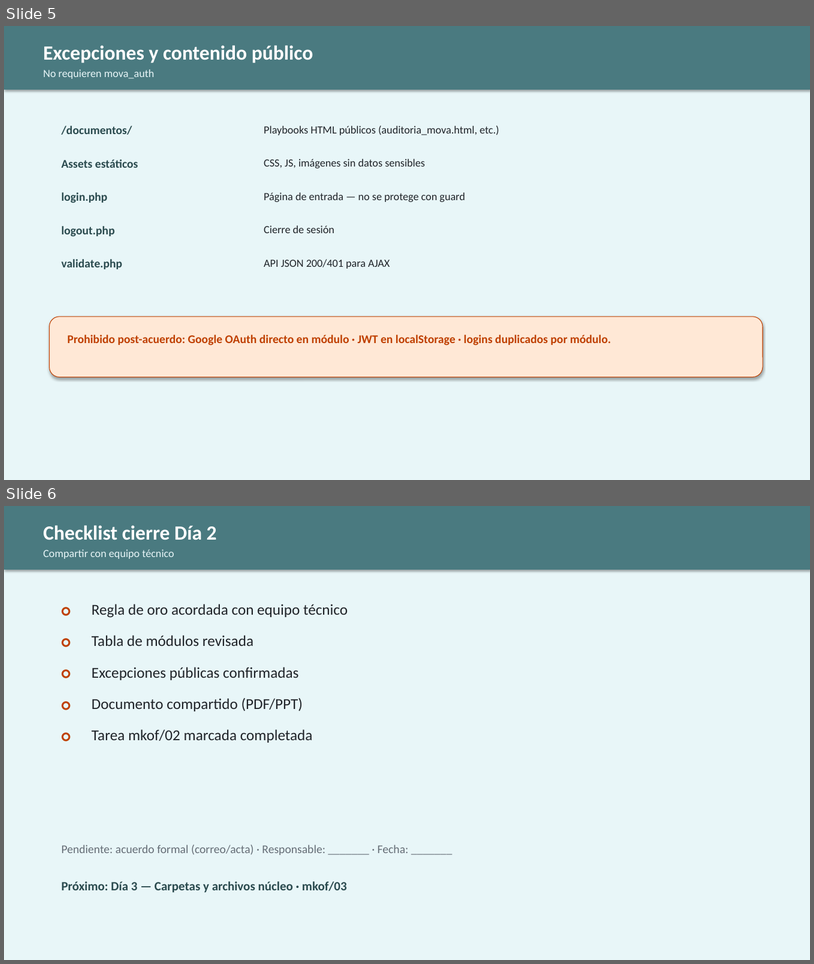
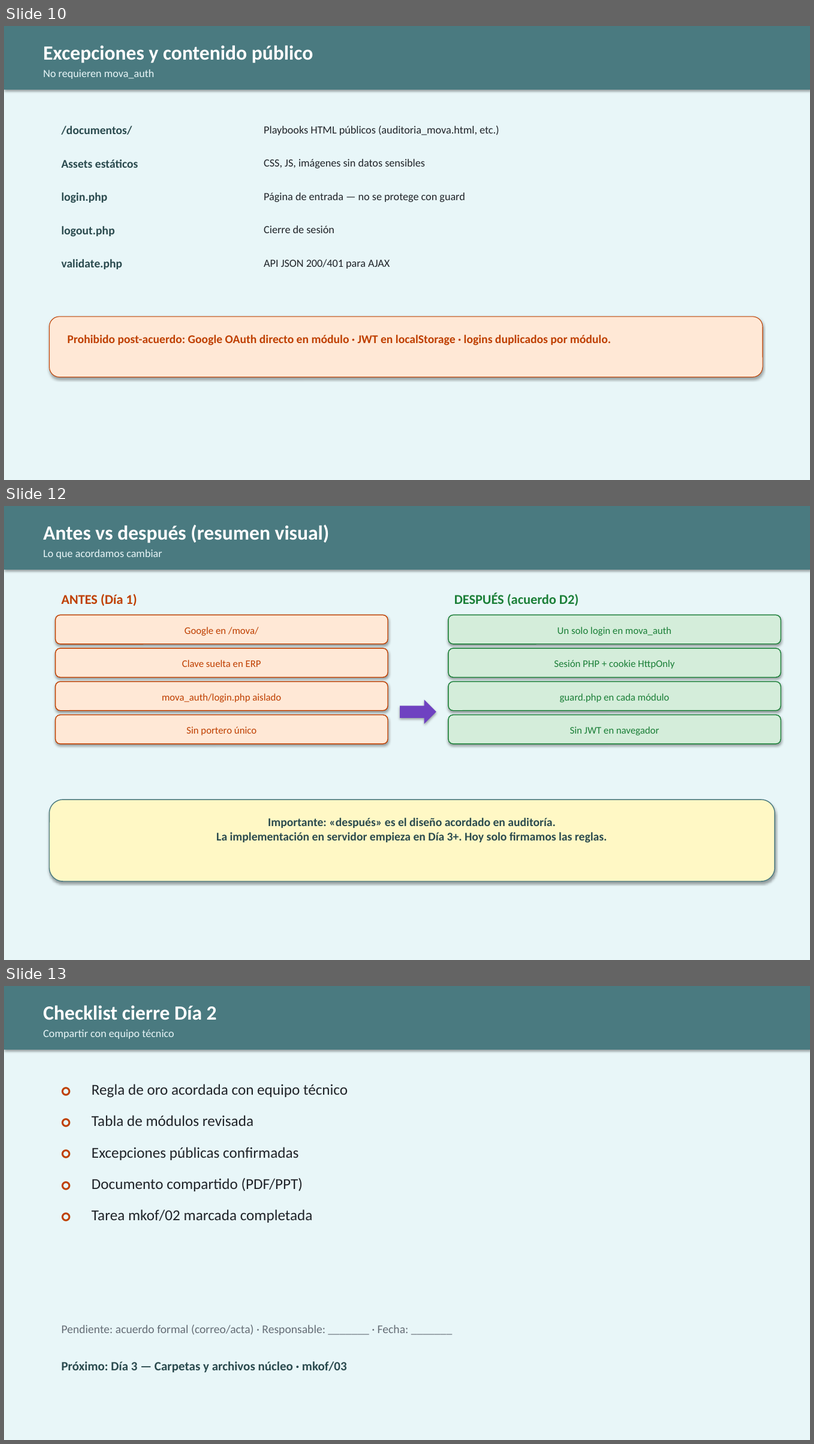
Before and after one commit to JosefaOgalde/organizacion, a slide deck: index/clientes/mkof/MOVA-D2-Reglas-mova_auth.pptx. Shown one above the other, each under a label of ours: slides 5 and 6 before the commit, slides 10, 12 and 13 after it; the slides between them are not shown. The pictures are 814x964 and 814x1444 pixels, drawn with LibreOffice and Linux fonts; fonts in the diff are those of the drawing. Boxes give left, top, right and bottom in pixels: in the first picture for what was removed or moved away, otherwise in the second. Text is boxed around its words. In the diff, an @@ line names an element or a change of style, - is before the commit and + after.

```diff
--- a/index/clientes/mkof/MOVA-D2-Reglas-mova_auth.pptx
+++ b/index/clientes/mkof/MOVA-D2-Reglas-mova_auth.pptx
@@ slide 12 added at box(4, 506, 810, 960), background #E8F6F8 @@
@@ rectangle added at box(4, 506, 810, 570), fill #4A7A80 @@
@@ text added at box(43, 525, 330, 543), 24 pt, text #FFFFFF, bold @@
+Antes vs después (resumen visual)
@@ text added at box(43, 549, 162, 559), 13 pt, text #E8F6F8 @@
+Lo que acordamos cambiar
@@ text added at box(62, 594, 137, 606), 16 pt, text #BF3F00, bold @@
+ANTES (Día 1)
@@ text added at box(455, 592, 579, 606), 16 pt, text #1A7F37, bold @@
+DESPUÉS (acuerdo D2)
@@ rounded rectangle added at box(56, 615, 388, 644), fill #FFE8D6, outline #BF3F00 1 pt @@
@@ text added at box(185, 627, 258, 636), 12 pt, text #BF3F00 @@
+Google en /mova/
@@ rounded rectangle added at box(449, 615, 782, 644), fill #D4EDDA, outline #1A7F37 1 pt @@
@@ text added at box(558, 627, 672, 636), 12 pt, text #1A7F37 @@
+Un solo login en mova_auth
@@ rounded rectangle added at box(56, 648, 388, 677), fill #FFE8D6, outline #BF3F00 1 pt @@
@@ rounded rectangle added at box(449, 648, 782, 677), fill #D4EDDA, outline #1A7F37 1 pt @@
@@ text added at box(182, 660, 261, 667), 12 pt, text #BF3F00 @@
+Clave suelta en ERP
@@ text added at box(554, 660, 675, 669), 12 pt, text #1A7F37 @@
+Sesión PHP + cookie HttpOnly
@@ rounded rectangle added at box(56, 681, 388, 711), fill #FFE8D6, outline #BF3F00 1 pt @@
@@ rounded rectangle added at box(449, 681, 782, 711), fill #D4EDDA, outline #1A7F37 1 pt @@
@@ text added at box(162, 693, 281, 702), 12 pt, text #BF3F00 @@
+mova_auth/login.php aislado
@@ right arrow added at box(400, 700, 437, 724), fill #6F42C1 @@
@@ text added at box(560, 693, 670, 702), 12 pt, text #1A7F37 @@
+guard.php en cada módulo
@@ rounded rectangle added at box(56, 715, 388, 744), fill #FFE8D6, outline #BF3F00 1 pt @@
@@ rounded rectangle added at box(449, 715, 782, 744), fill #D4EDDA, outline #1A7F37 1 pt @@
@@ text added at box(186, 726, 257, 735), 12 pt, text #BF3F00 @@
+Sin portero único
@@ text added at box(570, 726, 659, 735), 12 pt, text #1A7F37 @@
+Sin JWT en navegador
@@ rounded rectangle added at box(50, 799, 776, 881), fill #FFF8C5, outline #4A7A80 1 pt @@
@@ text added at box(216, 817, 608, 843), 14 pt, text #2A4A4E, bold @@
+Importante: «después» es el diseño acordado en auditoría.
+La implementación en servidor empieza en Día 3+. Hoy solo firmamos las reglas.
@@ what was slide 5 is now slide 10 @@
@@ what was slide 6 is now slide 13 @@
```
Also in this commit, not shown: 6 other slides added, 4 other files.
